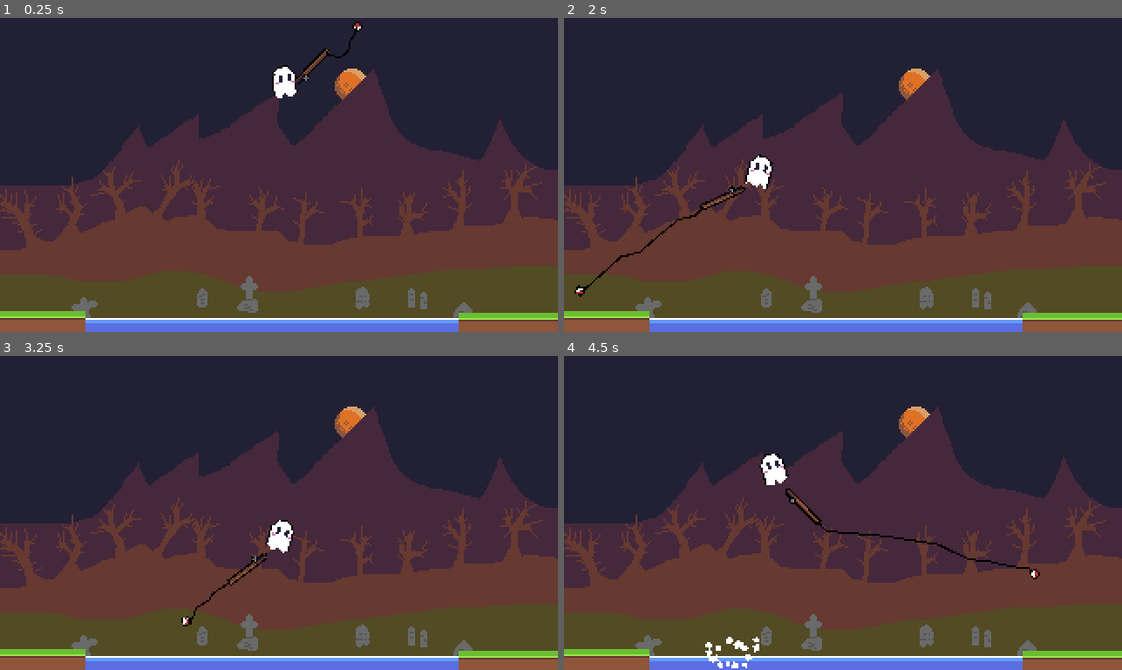
Above: before the commit, frames 1-4 (two rows, left to right).
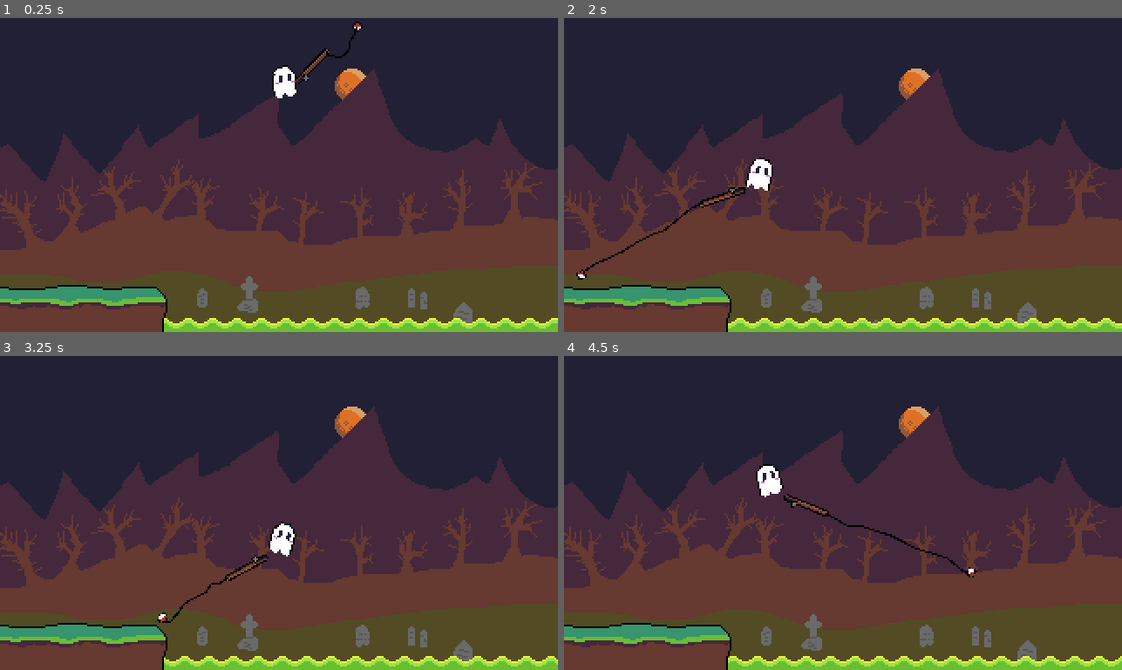
Above: after the commit, the same moments.

Repository: thomz12/LD58
Game: Godot game, scene res://scenes/main.tscn
The game is run twice, just before and just after one commit, with the same random seed, the same clock (stepped at 60 frames per second) and the same inputs.
Inputs (mouse positions are in pixels of both pictures, inside the frame that each line leads up to):
- Up to frame 1 (0.25 s): no input
- Up to frame 2 (2 s): move the mouse to (965, 159) at 0.52 s; move the mouse to (731, 190) at 1.27 s
- Up to frame 3 (3.25 s): move the mouse to (334, 443) at 2.02 s; move the mouse to (251, 575) at 2.77 s
- Up to frame 4 (4.5 s): move the mouse to (1010, 560) at 3.52 s; move the mouse to (675, 465) at 4.27 s

The runs differ from the first frame. In frame 1, 8.6% of the frame differs, in the area x 0-100%, y 36-100%; in frame 2, 9.3%; in frame 3, 9.3%; in frame 4, 10%, in the area x 0-100%, y 30-100%.

Commit message:
More art

Diff:
--- a/ld-58/scenes/main.tscn
+++ b/ld-58/scenes/main.tscn
@@ -1,15 +1,16 @@
-[gd_scene load_steps=8 format=3 uid="uid://bgjyxgqyuigc1"]
+[gd_scene load_steps=9 format=3 uid="uid://bgjyxgqyuigc1"]
 
 [ext_resource type="PackedScene" uid="uid://cxdp0ygjeeag3" path="res://scenes/fishing/rod.tscn" id="1_o5qli"]
 [ext_resource type="Texture2D" uid="uid://p7m4838pb33s" path="res://sprites/background.png" id="1_tbgi4"]
 [ext_resource type="Texture2D" uid="uid://dlipgeh8lptfa" path="res://sprites/ground.png" id="2_0wfyh"]
-[ext_resource type="Texture2D" uid="uid://bh30bgc4emjgm" path="res://sprites/water.png" id="3_jyhfs"]
+[ext_resource type="Texture2D" uid="uid://crwijcqfixqcc" path="res://sprites/sludge.png" id="2_jyhfs"]
+[ext_resource type="Script" uid="uid://dnodao07emvn4" path="res://scripts/water.gd" id="3_tbgi4"]
 
 [sub_resource type="RectangleShape2D" id="RectangleShape2D_jyhfs"]
 size = Vector2(456, 20)
 
 [sub_resource type="RectangleShape2D" id="RectangleShape2D_sugp2"]
-size = Vector2(16, 16)
+size = Vector2(15.311321, 34)
 
 [sub_resource type="RectangleShape2D" id="RectangleShape2D_tefeu"]
 size = Vector2(20, 184)
@@ -33,26 +34,28 @@
 
 [node name="Sprite2D" type="Sprite2D" parent="Water"]
 texture_repeat = 2
-position = Vector2(115, -5)
-texture = ExtResource("3_jyhfs")
+position = Vector2(161, -8)
+texture = ExtResource("2_jyhfs")
 region_enabled = true
-region_rect = Rect2(0, 0, 344, 16)
+region_rect = Rect2(0, 0, 278.9146, 31.7303)
+script = ExtResource("3_tbgi4")
 
 [node name="Platform" type="StaticBody2D" parent="."]
-position = Vector2(-155, 1)
+position = Vector2(-93, 1)
 
 [node name="Sprite2D" type="Sprite2D" parent="Platform"]
-position = Vector2(0, 175)
-scale = Vector2(25.44, 1)
-texture = ExtResource("2_0wfyh")
+position = Vector2(142, 173)
+texture = ExtResource("2_jyhfs")
+region_enabled = true
+region_rect = Rect2(-0.5793457, 60.02343, 98.01318, 47.98027)
 
 [node name="CollisionShape2D" type="CollisionShape2D" parent="Platform"]
-position = Vector2(0, 175)
+position = Vector2(-8.7599945, 174)
 scale = Vector2(25.44, 1)
 shape = SubResource("RectangleShape2D_sugp2")
 
 [node name="Platform2" type="StaticBody2D" parent="."]
-position = Vector2(467, 2)
+position = Vector2(-186, 473)
 
 [node name="Sprite2D" type="Sprite2D" parent="Platform2"]
 position = Vector2(0, 175)
--- /dev/null
+++ b/ld-58/scripts/water.gd
@@ -0,0 +1,6 @@
+extends Sprite2D
+
+func _process(delta: float) -> void:
+	offset.x += delta * 4
+	if offset.x > 14.0:
+		offset.x -= 14.0
Not shown, added: ld-58/scripts/water.gd.uid
Binary file changed: ld-58/sprites/background.png
Binary file added: ld-58/sprites/sludge.png
Not shown, added: ld-58/sprites/sludge.png.import
Binary file changed: ld-58/sprites/water.png
